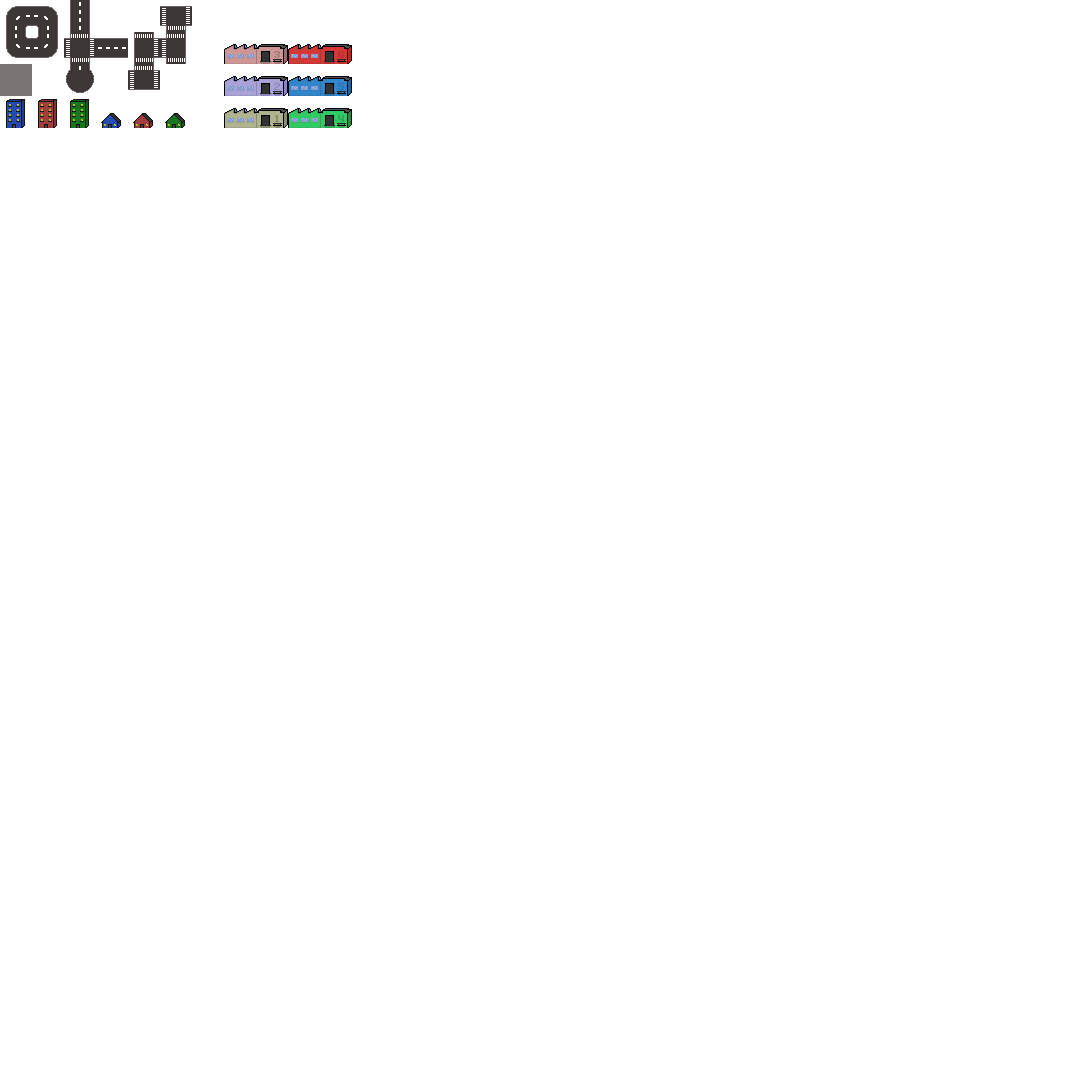
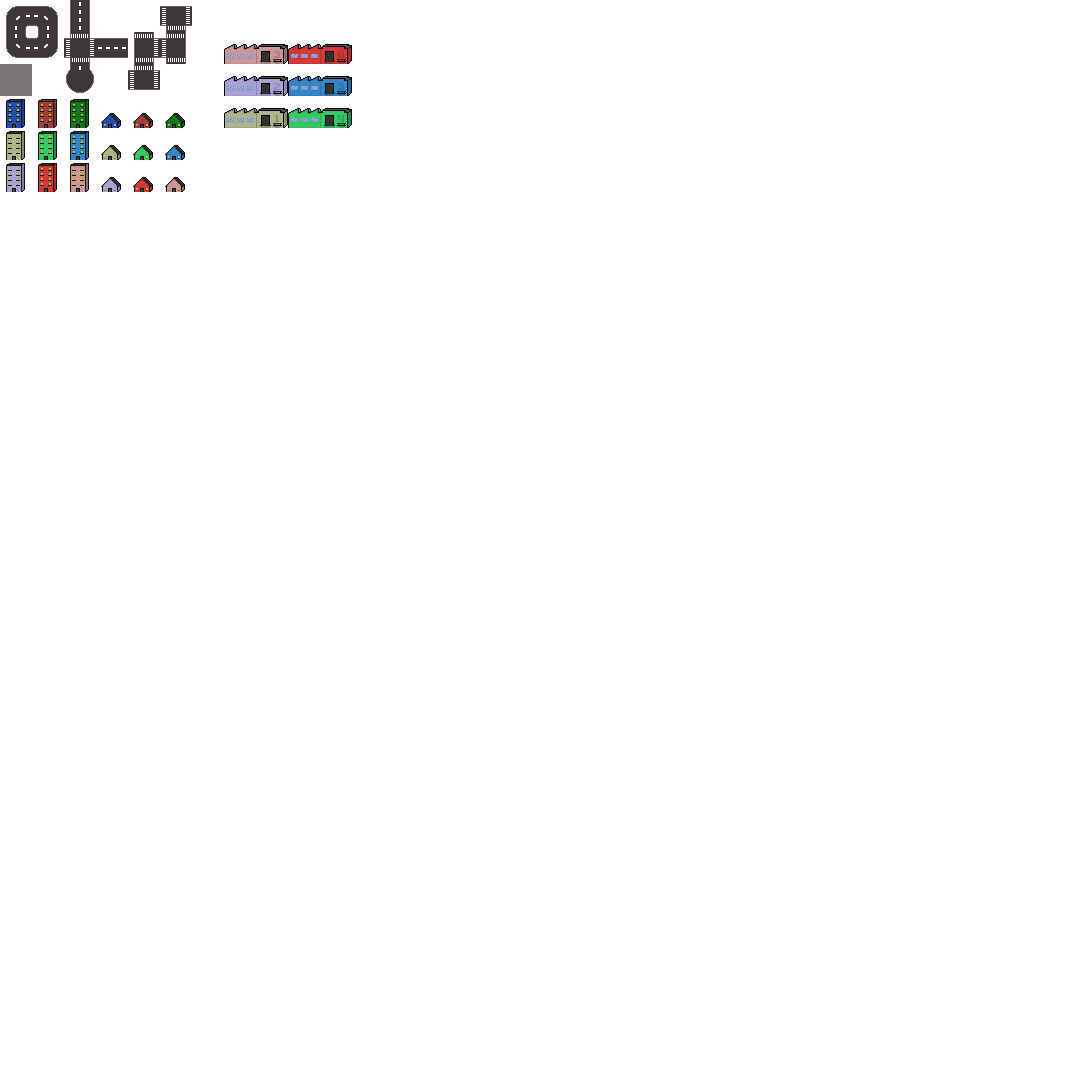
Two versions of the same layered image (1080 × 1080). Layer-by-layer changes:
moved "Liitetty taso #3" above "Liitetty taso #2", painted on it over box(6, 131, 185, 192)
painted on "Liitetty taso #2" over box(6, 131, 185, 160)
